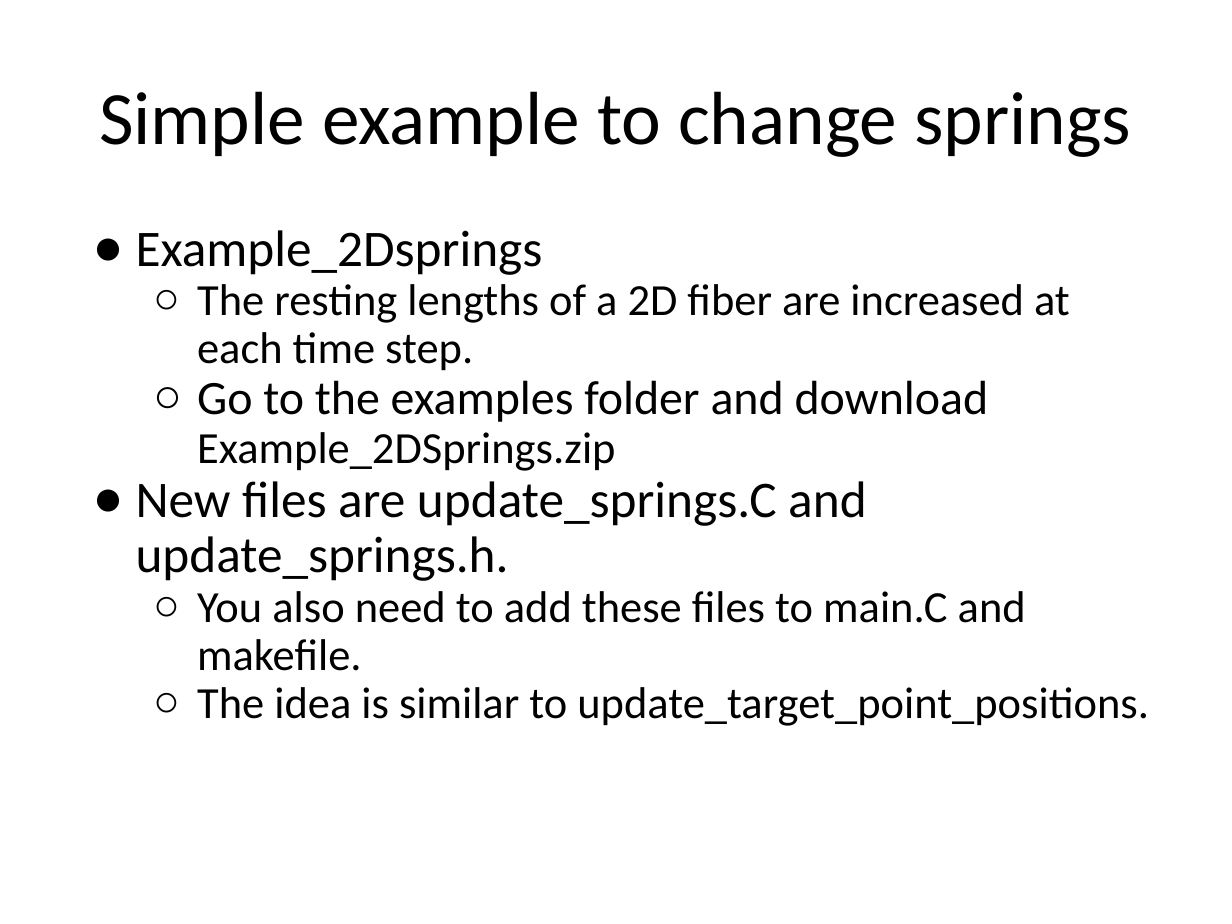
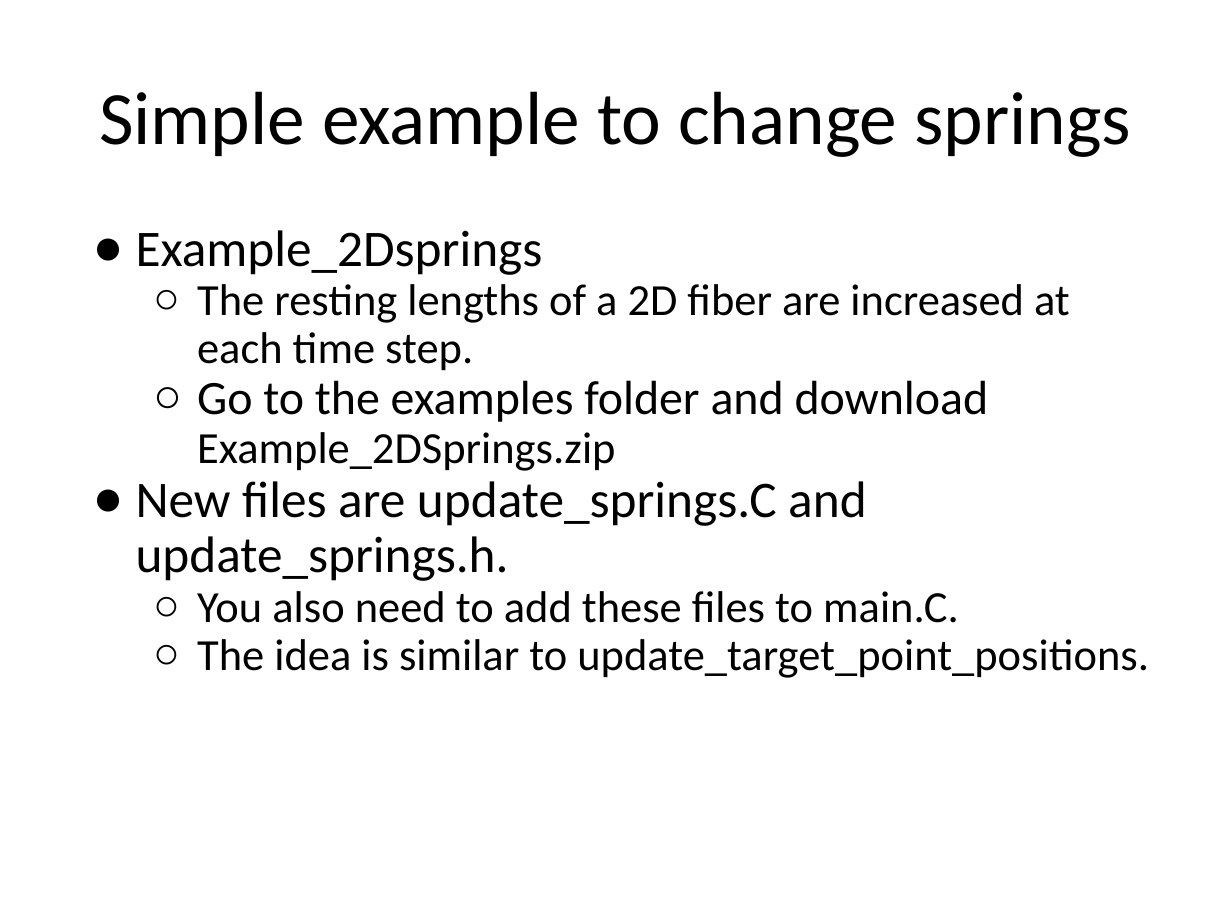
Before and after one commit to fairyflies9/IBAMR-Tutorials, a slide deck: slide 9 of IBAMR Lectures/Lecture 5 - IBAMR Tutorial_ Changing Target Positions and Springs.pptx. Drawn at 1232x924 pixels with LibreOffice and Linux fonts; fonts in the diff are those of the drawing. Boxes give left, top, right and bottom in pixels: in the first picture for what was removed or moved away, otherwise in the second. Text is boxed around its words. In the diff, an @@ line names an element or a change of style, - is before the commit and + after.

```diff
--- a/IBAMR Lectures/Lecture 5 - IBAMR Tutorial_ Changing Target Positions and Springs.pptx
+++ b/IBAMR Lectures/Lecture 5 - IBAMR Tutorial_ Changing Target Positions and Springs.pptx
@@ text at [197,591,959,623]: text changed @@
-  ○ You also need to add these files to main.C and makefile.
+  ○ You also need to add these files to main.C.
```
Also in this commit, not shown: 1 other slide changed.
